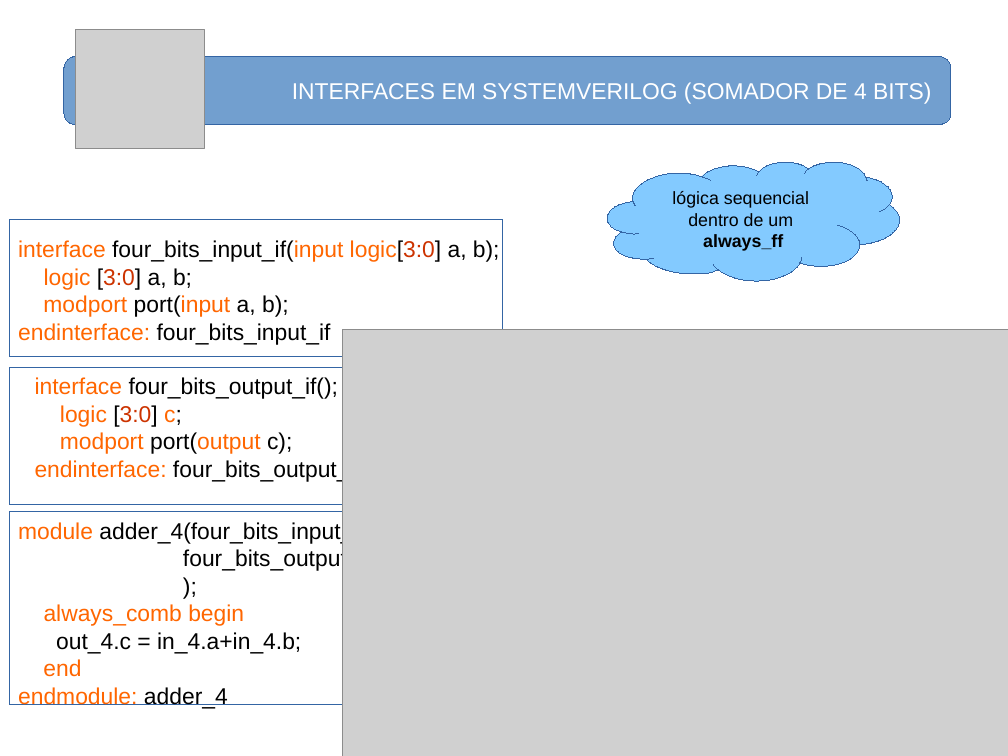
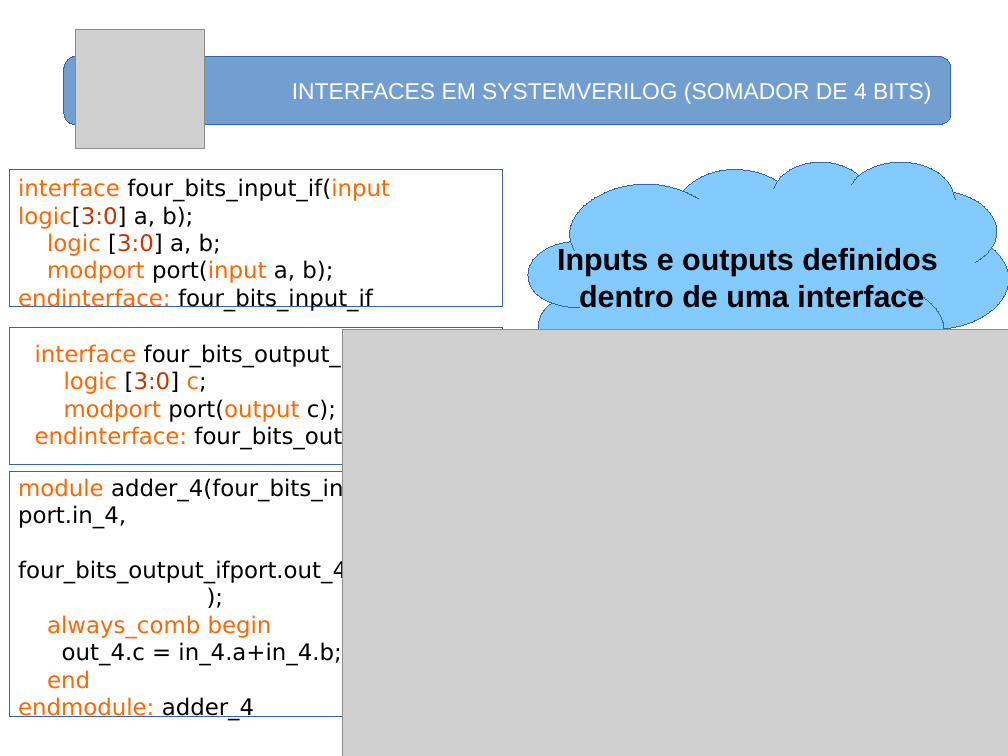
Before and after one commit to nelsoncsc/basicSV, a slide deck: slide 48 of docs/basicSV.odp (slide 42 before the commit). Drawn at 1008x756 pixels with LibreOffice and Linux fonts; fonts in the diff are those of the drawing; grey boxes stand for pictures. Boxes give left, top, right and bottom in pixels: in the first picture for what was removed or moved away, otherwise in the second. Text is boxed around its words. In the diff, an @@ line names an element or a change of style, - is before the commit and + after.

```diff
--- a/docs/basicSV.odp
+++ b/docs/basicSV.odp
@@ font Arial to DejaVu Sans in 3 elements at (18, 477, 407, 721), (35, 343, 406, 450), (18, 178, 390, 312) @@
@@ text "interface four_bits_input_if(input logic[3:0] a, b);": place and size @@
-text "interface four_bits_input_if(input logic[3:0] a, b);" at (18, 240, 500, 345)
+text "interface four_bits_input_if(input logic[3:0] a, b);" at (18, 178, 390, 312)
@@ rectangle: place and size @@
-rectangle at (9, 220, 503, 357)
+rectangle at (9, 169, 503, 306)
@@ freeform shape added at (528, 162, 1008, 402), fill #83CAFF, outline #3465A4 0 pt, 24 pt, text #000000, bold @@
+Inputs e outputs definidos
+dentro de uma interface
@@ freeform shape removed at (607, 162, 900, 281) @@
-lógica sequencial
-dentro de um
-always_ff
@@ rectangle: place and size @@
-rectangle at (9, 367, 503, 504)
+rectangle at (9, 327, 503, 465)
@@ text "interface four_bits_output_if();": place and size @@
-text "interface four_bits_output_if();" at (35, 377, 361, 482)
+text "interface four_bits_output_if();" at (35, 343, 406, 450)
@@ text "module adder_4(four_bits_input_if port.in_4,": place and size @@
-text "module adder_4(four_bits_input_if port.in_4," at (18, 521, 474, 709)
+text "module adder_4(four_bits_input_if port.in_4," at (18, 477, 407, 721)
@@ rectangle: place and size @@
-rectangle at (9, 511, 503, 704)
+rectangle at (9, 472, 503, 717)
```
Also in this commit, not shown: 39 other slides changed, 11 slides added, 3 slides removed, 12 other files.
